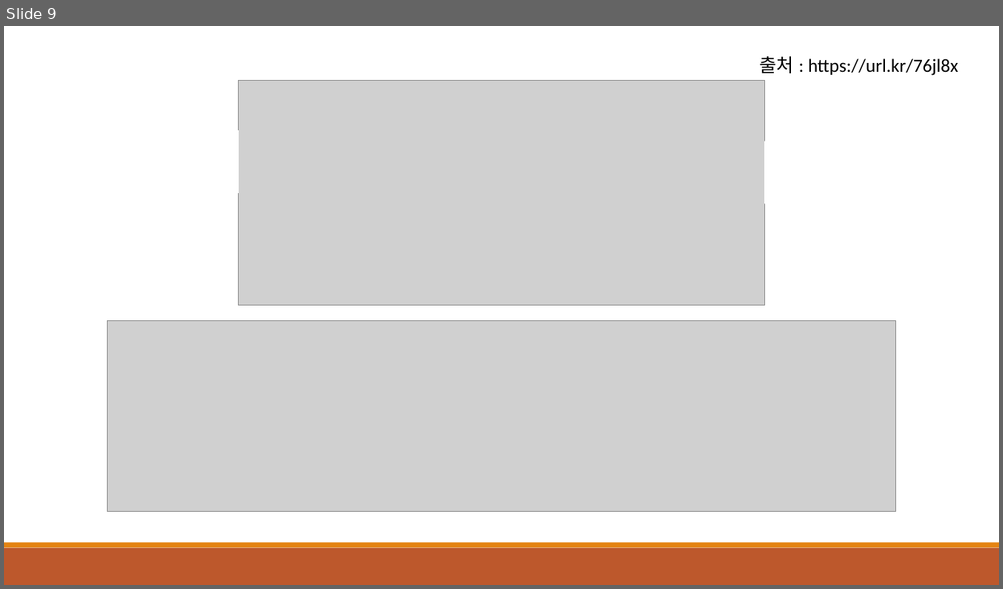
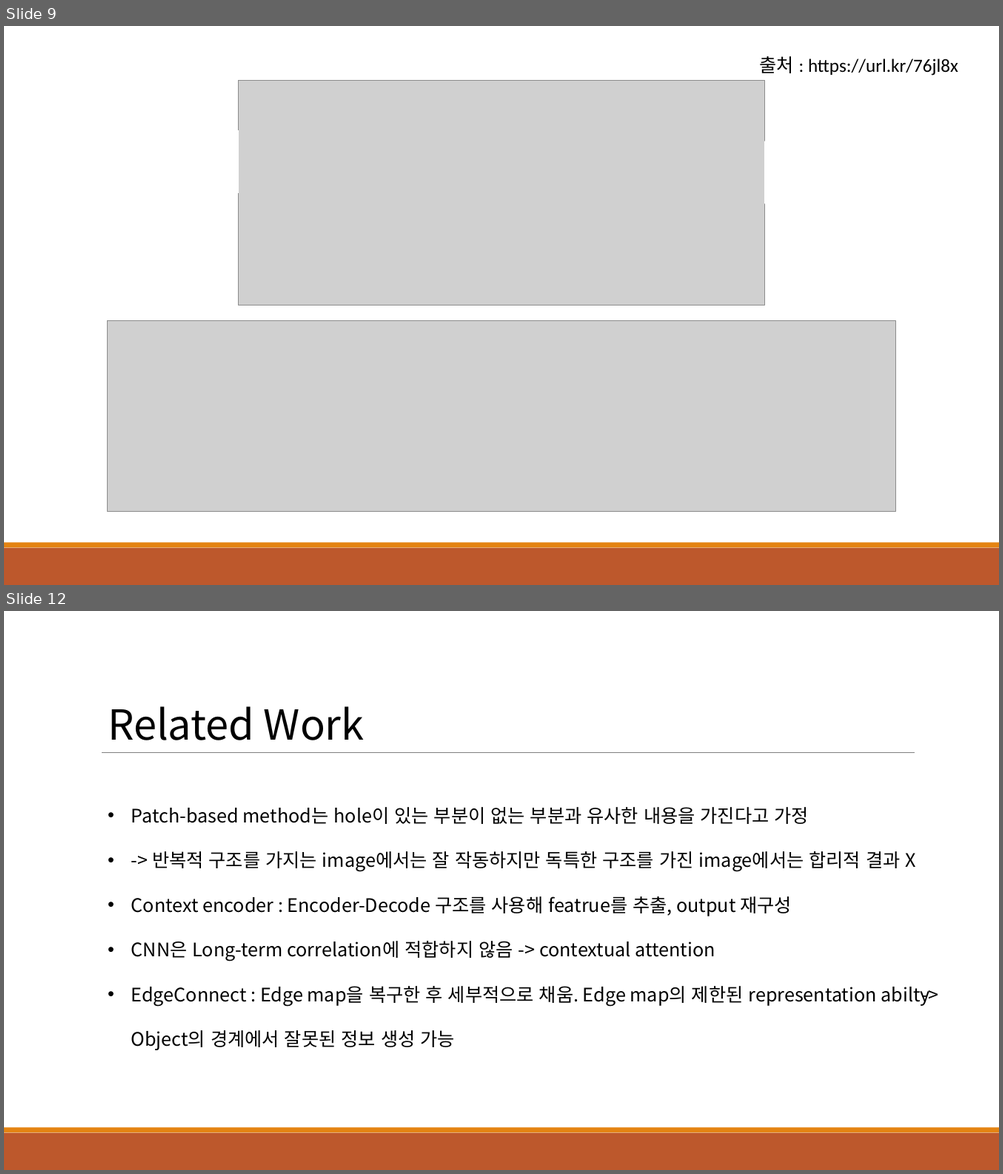
Before and after one commit to HolywaterPark/CVmodel, a slide deck: CVmodel.pptx. Shown one above the other, each under a label of ours: slide 9 before the commit, slides 9 and 12 after it; the slides between them are not shown. The pictures are 1003x589 and 1003x1174 pixels, drawn with LibreOffice and Linux fonts; fonts in the diff are those of the drawing; grey boxes stand for pictures. Boxes give left, top, right and bottom in pixels: in the first picture for what was removed or moved away, otherwise in the second. Text is boxed around its words. In the diff, an @@ line names an element or a change of style, - is before the commit and + after.

```diff
--- a/CVmodel.pptx
+++ b/CVmodel.pptx
@@ slide 12 added at bbox=[4, 611, 999, 1170], background #FFFFFF; not listed: 3 template elements that a slide beside it also shows @@
@@ text added at bbox=[108, 706, 930, 1051], 18 pt, text #000000 @@
+Related Work
+• Patch-based method는 hole이 있는 부분이 없는 부분과 유사한 내용을 가진다고 가정
+• -> 반복적 구조를 가지는 image에서는 잘 작동하지만 독특한 구조를 가진 image에서는 합리적 결과 X
+• Context encoder : Encoder-Decode 구조를 사용해 featrue를 추출, output 재구성
+• CNN은 Long-term correlation에 적합하지 않음 -> contextual attention
+• EdgeConnect : Edge map을 복구한 후 세부적으로 채움. Edge map의 제한된 representation abilty -> Object의 경계에서 잘못된 정보 생성 가능
```
Also in this commit, not shown: 6 other slides added, 1 other file.
